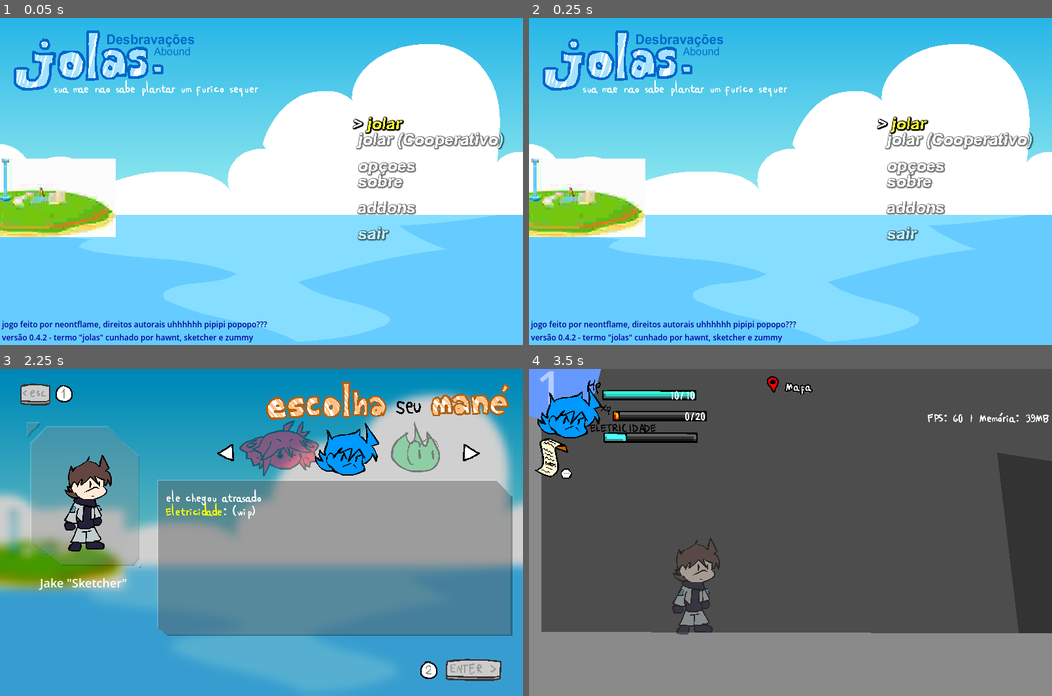
Above: before the commit, frames 1-4 (two rows, left to right).
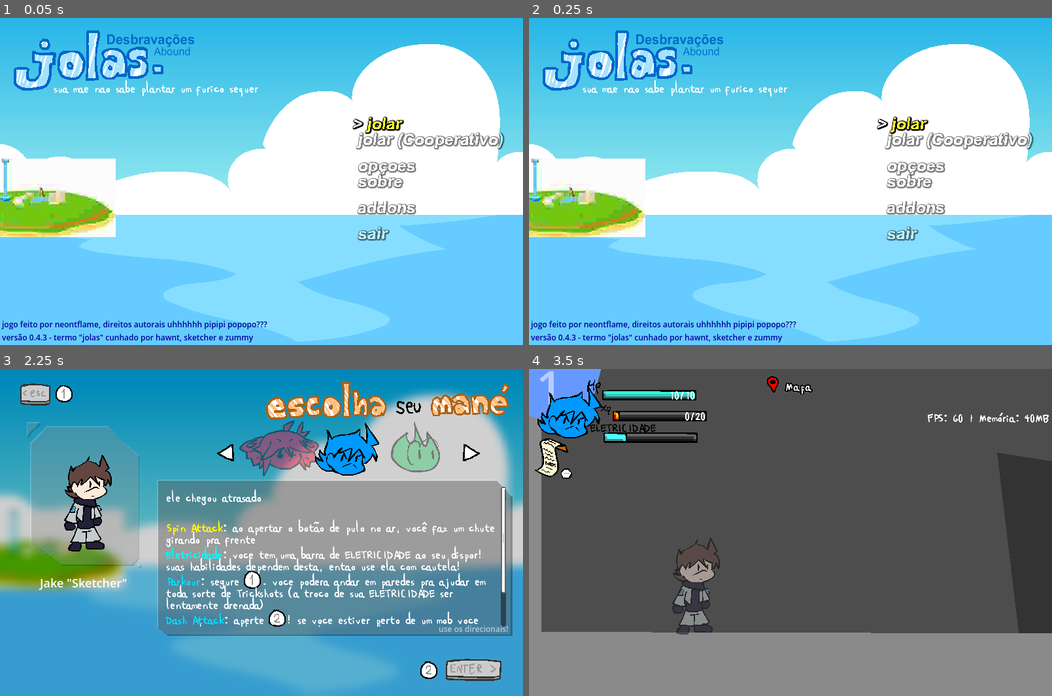
Above: after the commit, the same moments.

Repository: neontflame/jolas
Game: Godot game, scene res://Menustuffs/Menu.tscn
Same seed, same stepped clock (60 frames per second), same inputs: the game is played once before the commit and once after it. The engine's default icon, where the game draws it, is replaced by a stand-in: a white triangle on a blue panel in a dark square. Sound files missing from this copy of the repository are replaced by a short silence.
Inputs (mouse positions are in pixels of both pictures, inside the frame that each line leads up to):
- Up to frame 1 (0.05 s): no input
- Up to frame 2 (0.25 s): no input
- Up to frame 3 (2.25 s): tap Enter (ctrl_pause) at 0.5 s; move the mouse to (376, 516) at 0.52 s; hold Right (ctrl_right) 0.53-1.25 s; hold X (ctrl_1) 0.53-1.25 s; click (376, 516) at 0.67 s; tap V (ctrl_jump) at 0.77 s; tap Z (ctrl_2) at 0.8 s; drag from (156, 548) to (235, 597) at 1.27 s; tap Space at 2 s; move the mouse to (313, 460) at 2.02 s; hold Left (ctrl_left) from 2.03 s (still down); hold X (ctrl_1) from 2.03 s (still down)
- Up to frame 4 (3.5 s): tap Z (ctrl_2) at 2.3 s; release Left (ctrl_left) at 2.75 s; release X (ctrl_1) at 2.75 s; tap Enter (ctrl_pause) at 2.75 s; drag from (764, 597) to (633, 483) at 2.77 s

The runs differ from the first frame. In frame 1, less than 0.1% of the frame differs, in the area x 8-9%, y 96-99%; in frame 2, less than 0.1%; in frame 3, 4.4%, in the area x 31-98%, y 36-81%; in frame 4, less than 0.1%.

Commit message:
0.4.3
- vaaaaaaaarios bugfixes
- jake agora tem uma descriçao
- scrolling com os botoes direcionais na tela de seleçao de personagem e quests

Diff:
--- a/CoolUtils/GameUtils.gd
+++ b/CoolUtils/GameUtils.gd
@@ -14,7 +14,7 @@
 
 static var majorVersion:int = 0
 static var minorVersion:int = 4
-static var patchVersion:int = 2
+static var patchVersion:int = 3
 static var gameVersion:String = '%s.%s.%s' % [majorVersion, minorVersion, patchVersion]
 
 static func get_chars():
--- a/Gamestuffs/HeadsUpDisplay/hud.gd
+++ b/Gamestuffs/HeadsUpDisplay/hud.gd
@@ -30,7 +30,9 @@
 
 	if !GPStats.charObject: return
 	# testLabel.text = 'vel x: ' + GeneralUtils.display_number(GPStats.charObject.motion.x) + ' | vel y: ' + GeneralUtils.display_number(GPStats.charObject.motion.y)
-	testLabel.text = 'FPS: ' + GeneralUtils.display_number(Engine.get_frames_per_second()) + ' | Memória: ' + FileUtils.format_bytes(OS.get_static_memory_usage())
+	testLabel.text = 'FPS: ' + GeneralUtils.display_number(Engine.get_frames_per_second())
+	if OS.is_debug_build():
+		testLabel.text += ' | Memória: ' + FileUtils.format_bytes(OS.get_static_memory_usage())
 	hpText.text = GeneralUtils.display_number(GPStats.charObject.hp) + "/" + str(GPStats.maxHP)
 	xpText.text = GeneralUtils.display_number(GPStats.xp) + "/" + str(GPStats.level * GPStats.lvLimit)
 
--- a/Gamestuffs/IngameMenus/Quests/QuestExplainy.gd
+++ b/Gamestuffs/IngameMenus/Quests/QuestExplainy.gd
@@ -8,3 +8,10 @@
 		$QuestReward.text += "+%s xp" % QuestUtils.get_info(questName)['xpReward']
 	else:
 		$QuestReward.text += 'nada lmfao'
+
+func _process(delta: float) -> void:
+	if Input.is_action_pressed("ui_up"):
+		$QuestContent.get_v_scroll_bar().value -= 2
+
+	if Input.is_action_pressed("ui_down"):
+		$QuestContent.get_v_scroll_bar().value += 2
--- a/Gamestuffs/IngameMenus/Quests/Quests.tscn
+++ b/Gamestuffs/IngameMenus/Quests/Quests.tscn
@@ -2,6 +2,7 @@
 
 [ext_resource type="Script" uid="uid://dxbgtfkmgohtg" path="res://Gamestuffs/IngameMenus/Quests/QuestsMenu.gd" id="1_7g8e5"]
 [ext_resource type="Theme" uid="uid://cbuy6erl2dfb7" path="res://Themestuffs/jolasTheme.tres" id="1_7841g"]
+[ext_resource type="PackedScene" uid="uid://b2fvcyowj5mkg" path="res://Menustuffs/Commons/GoBack.tscn" id="2_3i2uy"]
 [ext_resource type="Texture2D" uid="uid://cb7oebxtpx6m0" path="res://Gamestuffs/IngameMenus/Quests/questThing1.png" id="2_afk5e"]
 [ext_resource type="PackedScene" uid="uid://cay6bt4mfu1jy" path="res://Gamestuffs/IngameMenus/Quests/QuestThingie.tscn" id="3_7g8e5"]
 [ext_resource type="FontFile" uid="uid://daahjhdjd7xs8" path="res://Gamestuffs/Fonts/tahoma.ttf" id="4_3i2uy"]
@@ -225,6 +226,15 @@
 anim = NodePath("AnimationPlayer")
 
 [node name="MenuCanvas" type="CanvasLayer" parent="." unique_id=430989390]
+
+[node name="LeftAnchor" type="Control" parent="MenuCanvas" unique_id=923430839]
+layout_mode = 3
+anchors_preset = 0
+offset_right = 40.0
+offset_bottom = 40.0
+
+[node name="Esc" parent="MenuCanvas/LeftAnchor" unique_id=1612630842 instance=ExtResource("2_3i2uy")]
+position = Vector2(54, 39)
 
 [node name="Control" type="Control" parent="MenuCanvas" unique_id=1067520950]
 layout_mode = 3
@@ -305,6 +315,7 @@
 offset_top = 170.0
 offset_right = 196.0
 offset_bottom = 194.0
+theme = ExtResource("1_7841g")
 theme_override_colors/default_color = Color(0, 0, 0, 1)
 theme_override_fonts/normal_font = ExtResource("4_3i2uy")
 theme_override_fonts/bold_font = ExtResource("7_mao8f")
--- a/Gamestuffs/Levelstuffs/Objects/GProjectile/GProjectile.gd
+++ b/Gamestuffs/Levelstuffs/Objects/GProjectile/GProjectile.gd
@@ -30,6 +30,7 @@
 func _on_body_entered(body):
 		if used: return
 		if body == projectileOwner: return
+		if body is MobObject and body.isDead: return
 		print(body.name + " entered!")
 		velocity = Vector2.ZERO
 		$MissileCollide.set_deferred("disabled", true)
@@ -44,11 +45,12 @@
 	for body in get_overlapping_bodies():
 		# BOILERPLATE INSANO
 		if body is MobObject:
-			if body != projectileOwner:
-				if projectileOwner is PlayerObject:
-					body.theHarmer = projectileOwner
-				body.yeowch(power, (body.position.x > position.x))
-			used = true
+			if not body.isDead:
+				if body != projectileOwner:
+					if projectileOwner is PlayerObject:
+						body.theHarmer = projectileOwner
+					body.yeowch(power, (body.position.x > position.x))
+				used = true
 
 		if body is PlayerObject:
 			if body != projectileOwner:
--- a/Gamestuffs/Multiplayer/Multiplayer.gd
+++ b/Gamestuffs/Multiplayer/Multiplayer.gd
@@ -133,3 +133,10 @@
 	for char in JolasGame.instance.plyNode.get_children():
 		if char.get_multiplayer_authority() == playerId:
 			char.delete_hitboxes_actual(hitboxId)
+
+@rpc("any_peer", "reliable")
+func _player_send_params(playerId:Variant, properties:Dictionary[String, Variant]):
+	for char in JolasGame.instance.plyNode.get_children():
+		if char.get_multiplayer_authority() == playerId:
+			if char.has_method('get_params'):
+				char.get_params(properties)
--- a/Menustuffs/DipshitMenu/DipshitMenu.gd
+++ b/Menustuffs/DipshitMenu/DipshitMenu.gd
@@ -23,6 +23,12 @@
 		CoolMenu.play_sfx('Back')
 		change_self_scene('res://Menustuffs/SaveMenu/SaveMenu.tscn')
 		CoolMenu.curSelected = GPStats.saveNum
+
+	if Input.is_action_pressed("ui_up"):
+		$MenuCanvas/MidAnchor/CharInfo/Desc.get_v_scroll_bar().value -= 2
+
+	if Input.is_action_pressed("ui_down"):
+		$MenuCanvas/MidAnchor/CharInfo/Desc.get_v_scroll_bar().value += 2
 
 	if Input.is_action_just_pressed("ui_left"):
 		CoolMenu.play_sfx('Tick')
@@ -63,7 +69,7 @@
 		$MenuCanvas/MidAnchor/CharInfo.add_child(charPreview)
 
 	$MenuCanvas/MidAnchor/CharInfo/Name.text = GameUtils.get_char_info(char)['name']
-	$MenuCanvas/MidAnchor/CharInfo/Desc.text = GameUtils.get_char_info(char)['desc']
+	$MenuCanvas/MidAnchor/CharInfo/Desc.text = GameUtils.get_char_info(char)['desc'] + '\n'
 
 	if GameUtils.get_char_info(char)['ability'] is Array:
 		for abilitee in GameUtils.get_char_info(char)['ability']:
--- a/Menustuffs/DipshitMenu/DipshitMenu.tscn
+++ b/Menustuffs/DipshitMenu/DipshitMenu.tscn
@@ -5,6 +5,7 @@
 [ext_resource type="PackedScene" uid="uid://b2fvcyowj5mkg" path="res://Menustuffs/Commons/GoBack.tscn" id="2_x8tw6"]
 [ext_resource type="Texture2D" uid="uid://p46ringr2s15" path="res://Menustuffs/DipshitMenu/ExtendableDipshitBox.png" id="4_sdvf2"]
 [ext_resource type="Texture2D" uid="uid://bs0yvs4glmh1h" path="res://Menustuffs/DipshitMenu/DipshitBox.png" id="5_ohf5w"]
+[ext_resource type="Theme" uid="uid://cbuy6erl2dfb7" path="res://Themestuffs/jolasTheme.tres" id="6_6m5v3"]
 [ext_resource type="FontFile" uid="uid://dq61mghtm7weo" path="res://Gamestuffs/Fonts/general.fnt" id="6_a3aa5"]
 [ext_resource type="Texture2D" uid="uid://sv4n5mpw2k4m" path="res://Menustuffs/Commons/SetaInativa.png" id="7_x8tw6"]
 [ext_resource type="Texture2D" uid="uid://c4xnwpqlk0y0j" path="res://Menustuffs/Commons/SetaAtiva1.png" id="8_6m5v3"]
@@ -103,7 +104,8 @@
 offset_top = 180.0
 offset_right = 774.0
 offset_bottom = 394.0
-theme_override_constants/line_separation = -14
+theme = ExtResource("6_6m5v3")
+theme_override_constants/line_separation = -12
 theme_override_constants/paragraph_separation = 5
 theme_override_fonts/normal_font = ExtResource("6_a3aa5")
 theme_override_font_sizes/normal_font_size = 18
@@ -116,6 +118,18 @@
 
 [node name="PreviewPos" type="Node2D" parent="MenuCanvas/MidAnchor/CharInfo" unique_id=1966942834]
 position = Vector2(133, 276)
+
+[node name="Name2" type="Label" parent="MenuCanvas/MidAnchor/CharInfo" unique_id=601089915]
+offset_left = 640.0
+offset_top = 360.0
+offset_right = 778.0
+offset_bottom = 406.0
+theme_override_colors/font_color = Color(1, 1, 1, 0.6)
+theme_override_fonts/font = SubResource("SystemFont_485od")
+theme_override_font_sizes/font_size = 12
+text = "use os direcionais!"
+horizontal_alignment = 2
+vertical_alignment = 2
 
 [node name="IconSelect" type="Node2D" parent="MenuCanvas/MidAnchor" unique_id=1097782447]
 position = Vector2(-380, -230)
@@ -161,6 +175,7 @@
 position = Vector2(-36, 0)
 
 [node name="FadeRect" type="ColorRect" parent="MenuCanvas" unique_id=1728147951]
+visible = false
 self_modulate = Color(0, 0, 0, 0)
 anchors_preset = 15
 anchor_right = 1.0
--- a/Playerstuffs/Characters/Sketcher/Info.json
+++ b/Playerstuffs/Characters/Sketcher/Info.json
@@ -1,5 +1,11 @@
 {
 	"name": "Jake \"Sketcher\"",
 	"desc": "ele chegou atrasado",
-	"ability": "[color=#FFFF00]Eletricidade[/color]: (wip)"
+	"ability": [
+		"[color=#FFFF00]Spin Attack[/color]: ao apertar o botão de pulo no ar, você faz um chute girando pra frente",
+		"[color=#00FFFF]Eletricidade[/color]: voce tem uma barra de ELETRICIDADE ao seu dispor! suas habilidades dependem desta, entao use ela com cautela!",
+		"[color=#00E0FF]Parkour[/color]: segure ctrl_1. voce podera andar em paredes pra ajudar em toda sorte de Trickshots (a troco de sua ELETRICIDADE ser lentamente drenada)",
+		"[color=#00E0FF]Dash Attack[/color]: aperte ctrl_2! se voce estiver perto de um mob voce vai se lançar nele, caso contrário voce se lança pra frente",
+		"[color=#00E0FF]Boost[/color]: segure ctrl_2 para atingir inimagináveis níveis de velocidade - ao troco de ficar meio difícil de controlar sem os reflexos necessários"
+		]
 }
--- a/Playerstuffs/Characters/Sketcher/Scripts/playerSketcher.gd
+++ b/Playerstuffs/Characters/Sketcher/Scripts/playerSketcher.gd
@@ -26,7 +26,7 @@
 
 var ctrl1held:float = 0.0
 
-var isParkouring := false
+var isParkouring:bool = false
 var vaultCooldown := 0.0
 var reboundsDone := 0
 var reboundCountdown := 0.0
@@ -38,6 +38,10 @@
 
 var ctrl1diff = 12 # 5 frames
 var canDash:bool = true
+
+func _enter_tree() -> void:
+	super._enter_tree()
+
 
 func _process(_delta: float) -> void:
 	if ELECTRICITY < 0.0:
@@ -81,6 +85,7 @@
 		return
 
 	if not hasElec():
+		delete_hitboxes('boost')
 		isBoosting = false
 		return
 
@@ -244,9 +249,10 @@
 
 func handleMovement() -> void:
 	super.handleMovement()
+	if GPStats.charObject != self: return
 	handleSlide()
 	handleRebounds()
-	if Input.is_action_pressed('ctrl_2'):
+	if Input.is_action_pressed('ctrl_2') && hasElec():
 		handleParkour()
 		isParkouring = true
 	else:
--- a/Playerstuffs/Characters/Sketcher/Sketcher.tscn
+++ b/Playerstuffs/Characters/Sketcher/Sketcher.tscn
@@ -248,14 +248,6 @@
 "speed": 24.0
 }]
 
-[sub_resource type="SceneReplicationConfig" id="SceneReplicationConfig_dsjf8"]
-properties/0/path = NodePath("DashLine:visible")
-properties/0/spawn = true
-properties/0/replication_mode = 1
-properties/1/path = NodePath("BoostLine:visible")
-properties/1/spawn = true
-properties/1/replication_mode = 1
-
 [node name="Sketcher" unique_id=2058036535 node_paths=PackedStringArray("rightSweep", "leftSweep", "downSweep", "rightWallSweep", "leftWallSweep", "homingArea", "dashLine", "boostLine", "boostSprite") instance=ExtResource("1_avxmv")]
 script = ExtResource("2_2ar5l")
 SLIDE_FRICTION = 0.995
@@ -290,6 +282,7 @@
 "spinkick": 3.0,
 "vault": 0.025
 })
+MULTI_SENDOVER = Array[String](["ELECTRICITY", "isParkouring", "isBoosting", "evryFrame"])
 
 [node name="StateMachine" parent="." index="0" unique_id=151957281]
 script = ExtResource("3_3hf1s")
@@ -388,6 +381,3 @@
 autoplay = "default"
 frame_progress = 0.3127585
 offset = Vector2(-30, 2)
-
-[node name="MultiplayerSynchronizer2" type="MultiplayerSynchronizer" parent="." index="15" unique_id=1433273740]
-replication_config = SubResource("SceneReplicationConfig_dsjf8")
--- a/Playerstuffs/player.gd
+++ b/Playerstuffs/player.gd
@@ -33,6 +33,8 @@
 
 @export_category('Animations')
 @export var plySprite:AnimatedSprite2D
+
+@export var MULTI_SENDOVER:Array[String] = []
 #endregion
 
 #region Interesitng Variables
@@ -140,6 +142,7 @@
 	if GPStats.is_multiplayer:
 		if is_multiplayer_authority():
 			curMap = GPStats.curMap
+			send_params()
 		visible = (curMap == GPStats.curMap)
 
 	handleSonicPhys() #Everyone gets a Sonic Physics now.
@@ -176,6 +179,7 @@
 var FRICTION := 0.0
 
 func handleMovement() -> void:
+	if not get_multi_status(): return
 	# Go my acceleratione.
 	if is_on_floor():
 		ACCELERATION = FLOOR_ACCELERATION
@@ -389,3 +393,22 @@
 		if hit.coolId == hitboxId:
 			return true
 	return false
+
+# coiso que existe Explicitamente pra ser usado no multiplayer
+func send_params():
+	if len(MULTI_SENDOVER) <= 0: return
+	var properties:Dictionary[String, Variant] = {}
+
+	for prop in MULTI_SENDOVER:
+		properties[prop] = get(prop)
+
+	var m_api = Engine.get_main_loop().root.get_multiplayer()
+
+	if m_api.multiplayer_peer is ENetMultiplayerPeer:
+		MultiplayerMayhem._player_send_params.rpc(get_multiplayer_authority(), properties)
+
+func get_params(properties:Dictionary[String, Variant]):
+	if GPStats.charObject == self: return
+	for prop in properties.keys():
+		# print(name, ' ', prop, ': ', get(StringName(prop)))
+		set(StringName(prop), properties[prop])
--- a/project.godot
+++ b/project.godot
@@ -16,8 +16,10 @@
 
 config/name="jolas.: Desbravações Abound"
 run/main_scene="uid://dc37lcidf852s"
+config/use_custom_user_dir=true
+config/custom_user_dir_name=".jolas"
 config/features=PackedStringArray("4.6", "GL Compatibility")
-config/icon="res://icon.svg"
+config/icon="uid://bep52erpdihdj"
 
 [autoload]
 
Not shown, changed: export_presets.cfg
Binary file added: jIcon.png
Not shown, added: jIcon.png.import
